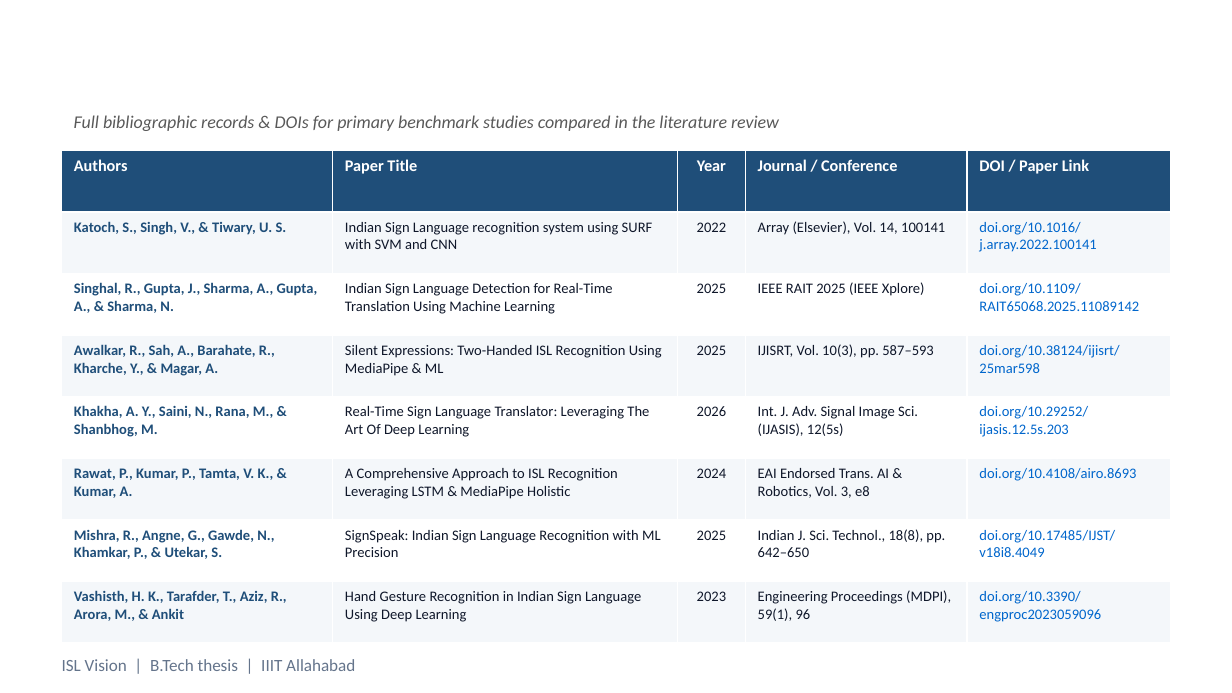
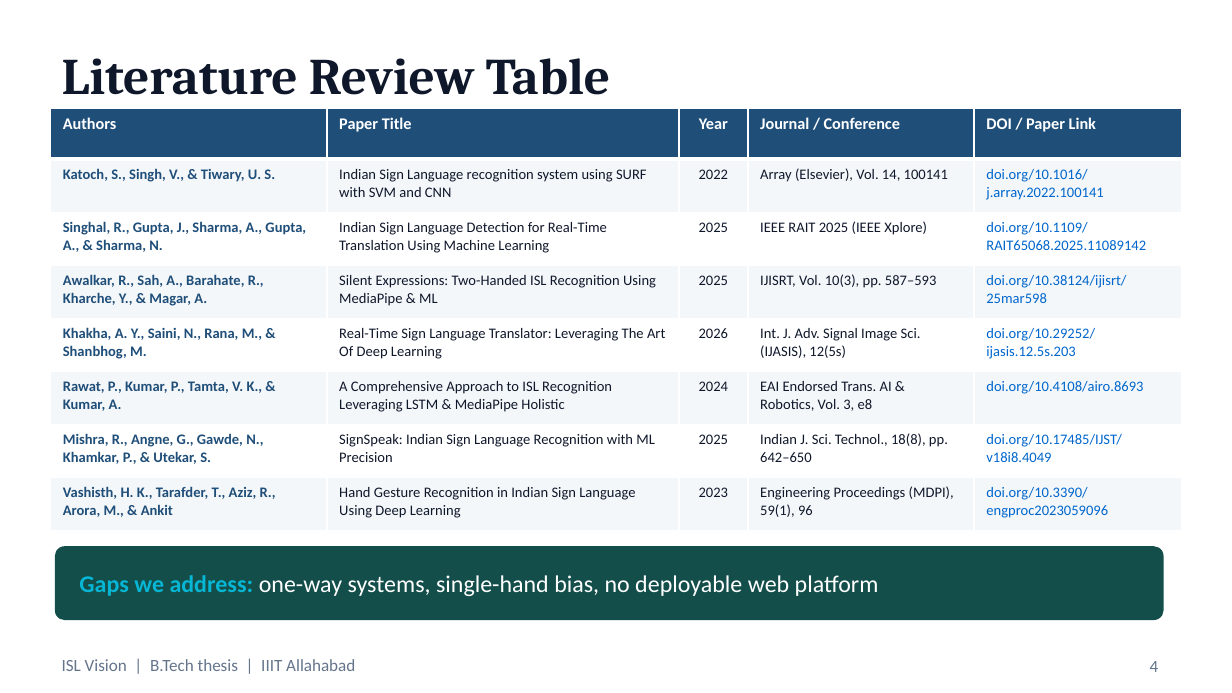
Before and after one commit to Rohitkumar-3103/Indian_Sign_Language_Projects, a slide deck: slide 4 of ISL_Thesis_Presentation.pptx (slide 18 before the commit). Drawn at 1232x693 pixels with LibreOffice and Linux fonts; fonts in the diff are those of the drawing. Boxes give left, top, right and bottom in pixels: in the first picture for what was removed or moved away, otherwise in the second. Text is boxed around its words. In the diff, an @@ line names an element or a change of style, - is before the commit and + after.

Commit message:
docs(presentation): incorporate updated 18-slide deck with slide 4 literature review table

```diff
--- a/ISL_Thesis_Presentation.pptx
+++ b/ISL_Thesis_Presentation.pptx
@@ title added at (62,58,610,95), 30 pt, text #0F172A, bold @@
+Literature Review Table
@@ table: place and size @@
-table at (62,150,1170,643)
+table at (51,108,1181,531)
@@ text removed at (74,115,779,131) @@
-Full bibliographic records & DOIs for primary benchmark studies compared in the literature review
@@ rounded rectangle added at (55,546,1164,620), fill #134E4A @@
@@ text added at (79,575,879,596), 14 pt, text #FFFFFF @@
+Gaps we address: one-way systems, single-hand bias, no deployable web platform
@@ page number added at (1150,661,1159,672), 10 pt, text #64748B @@
+4
```
Also in this commit, not shown: 1 slide removed, 1 other file.
